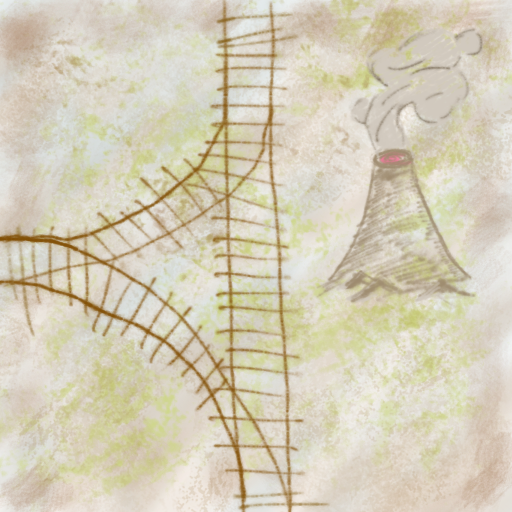
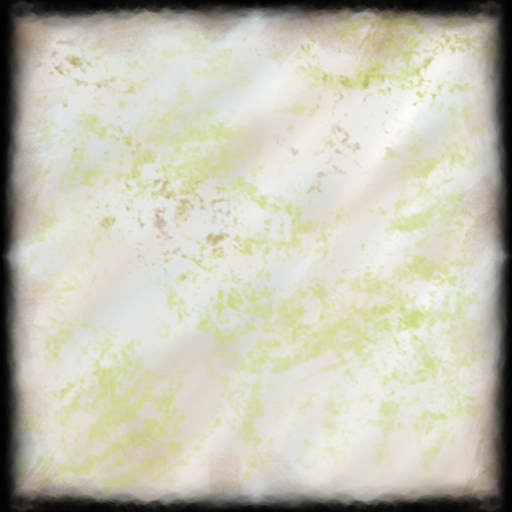
Revision of a layered 512 x 512 image; what changed, layer by layer:
showed group "boarder" (1st of 2) (2 layers) over [0, 0, 512, 512]
painted on "boarder" (2nd of 2, in "boarder") over [0, 0, 512, 512]
hid group "Switch_T_W" (4 layers) over [0, 0, 512, 512]
painted on "exta" (9th of 15, in "Switch_T_W") over [0, 0, 256, 64]
painted on "Paint Layer 4" over [320, 0, 512, 384]
masked "track" (9th of 17, in "Switch_T_W") over [0, 0, 448, 512]
hid "texture", painted on it over [0, 0, 512, 512]
painted on "Background" over [0, 0, 512, 512]